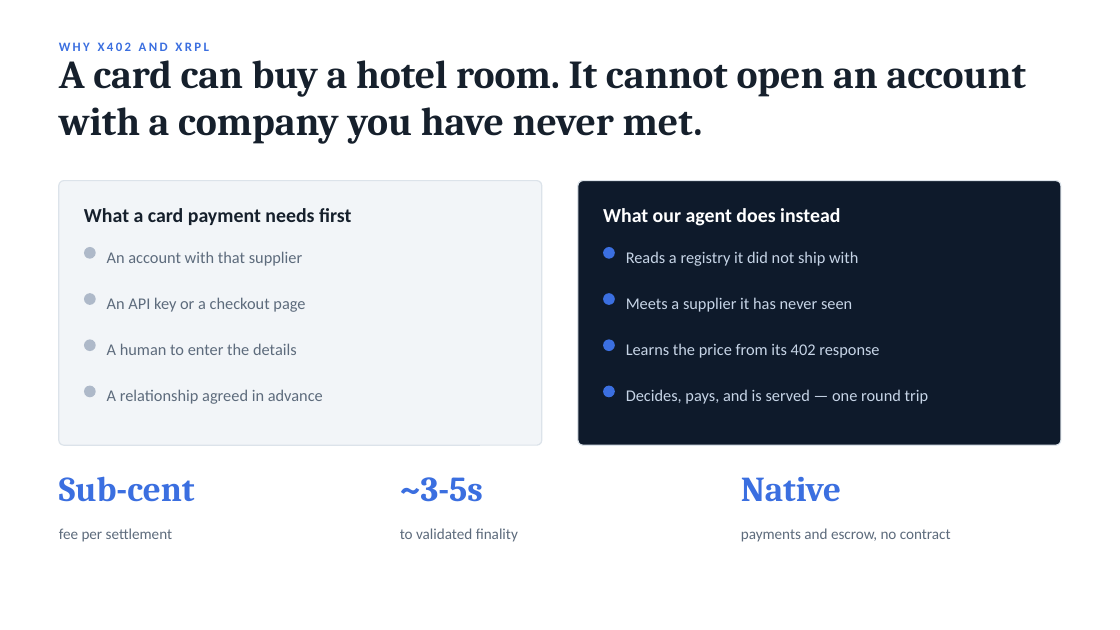
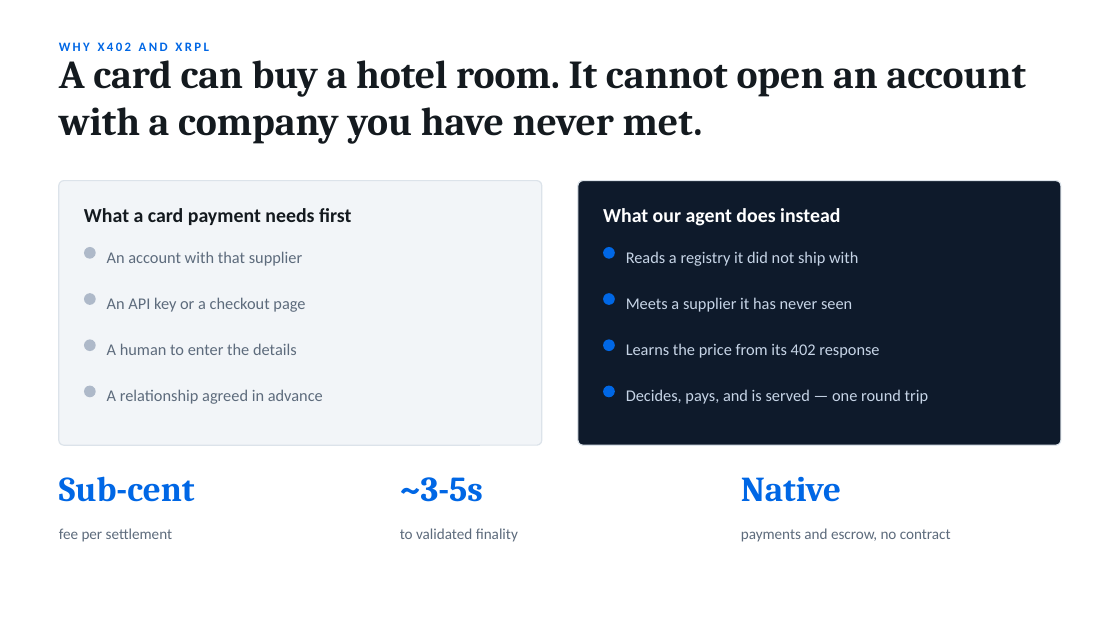
Before and after one commit to javerinetan/TripRescue, a slide deck: slide 7 of docs/TripRescue-pitch.pptx. Drawn at 1120x630 pixels with LibreOffice and Linux fonts; fonts in the diff are those of the drawing. Boxes give left, top, right and bottom in pixels: in the first picture for what was removed or moved away, otherwise in the second. Text is boxed around its words. In the diff, an @@ line names an element or a change of style, - is before the commit and + after.

```diff
--- a/docs/TripRescue-pitch.pptx
+++ b/docs/TripRescue-pitch.pptx
@@ fill #3B6FE0 to #0067E5 in 4 elements at (x1=603, y1=247, x2=615, y2=259), (x1=603, y1=293, x2=615, y2=305), (x1=603, y1=339, x2=615, y2=351), (x1=603, y1=386, x2=615, y2=397) @@
@@ text colour #3B6FE0 to #0067E5 in 4 elements at (x1=59, y1=42, x2=209, y2=51), (x1=59, y1=476, x2=195, y2=502), (x1=400, y1=477, x2=483, y2=502), (x1=741, y1=477, x2=841, y2=502) @@
```
Also in this commit, not shown: 10 other slides changed, 3 other files.
